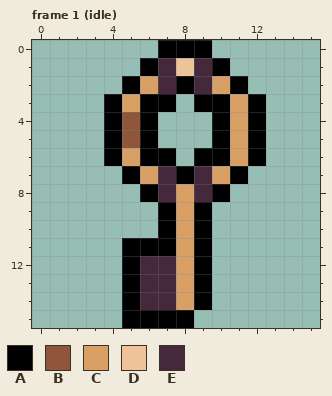
Pixel-art file, stored at art/key_small.aseprite. The picture above is the old version.
16x16 pixels, 3 frames. Shown: frame 1 (idle). The commit also changed other frames, which this record leaves out.
Palette (. is transparent): A #000000  B #8f563b  C #d9a066  D #eec39a  E #45283c
After the commit:
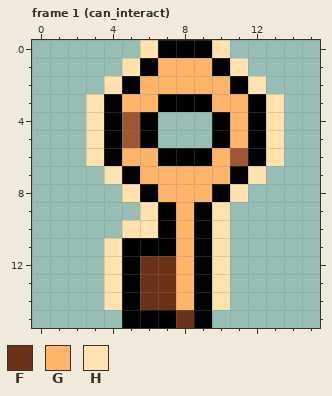
Colours new in this view: F #6a3317  G #feb56a  H #ffe2ad
Edits made:
@@ palette @@
-B #8f563b
+B #9f5633
--- frame 1 (can_interact)
@@ x 0..15 @@
- 0 .......AAA......
- 1 ......AEDEA.....
- 2 .....ACEAECA....
- 3 ....ACAA.AACA...
- 4 ....ABA...ACA...
- 5 ....ABA...ACA...
- 6 ....ACAA.AACA...
- 7 .....ACEAECA....
- 8 ......AECEA.....
- 9 .......ACA......
-10 .......ACA......
-11 .....AAACA......
-12 .....AEECA......
-13 .....AEECA......
-14 .....AEECA......
-15 .....AAAA.......
+ 0 ......HAAAH.....
+ 1 .....HAGGGAH....
+ 2 ....HAGGGGGAH...
+ 3 ...HAGGAAAGGAH..
+ 4 ...HABA...AGAH..
+ 5 ...HABA...AGAH..
+ 6 ...HAGGAAAGBAH..
+ 7 ....HAGGGGGAH...
+ 8 .....HAGGGAH....
+ 9 ......HAGAH.....
+10 .....HHAGAH.....
+11 ....HAAAGAH.....
+12 ....HAFFGAH.....
+13 ....HAFFGAH.....
+14 ....HAFFGAH.....
+15 .....AAAFA......
Changed places in both pictures, as pixel boxes (x1, y1, x2, y2):
changed: (86, 40, 284, 328)
